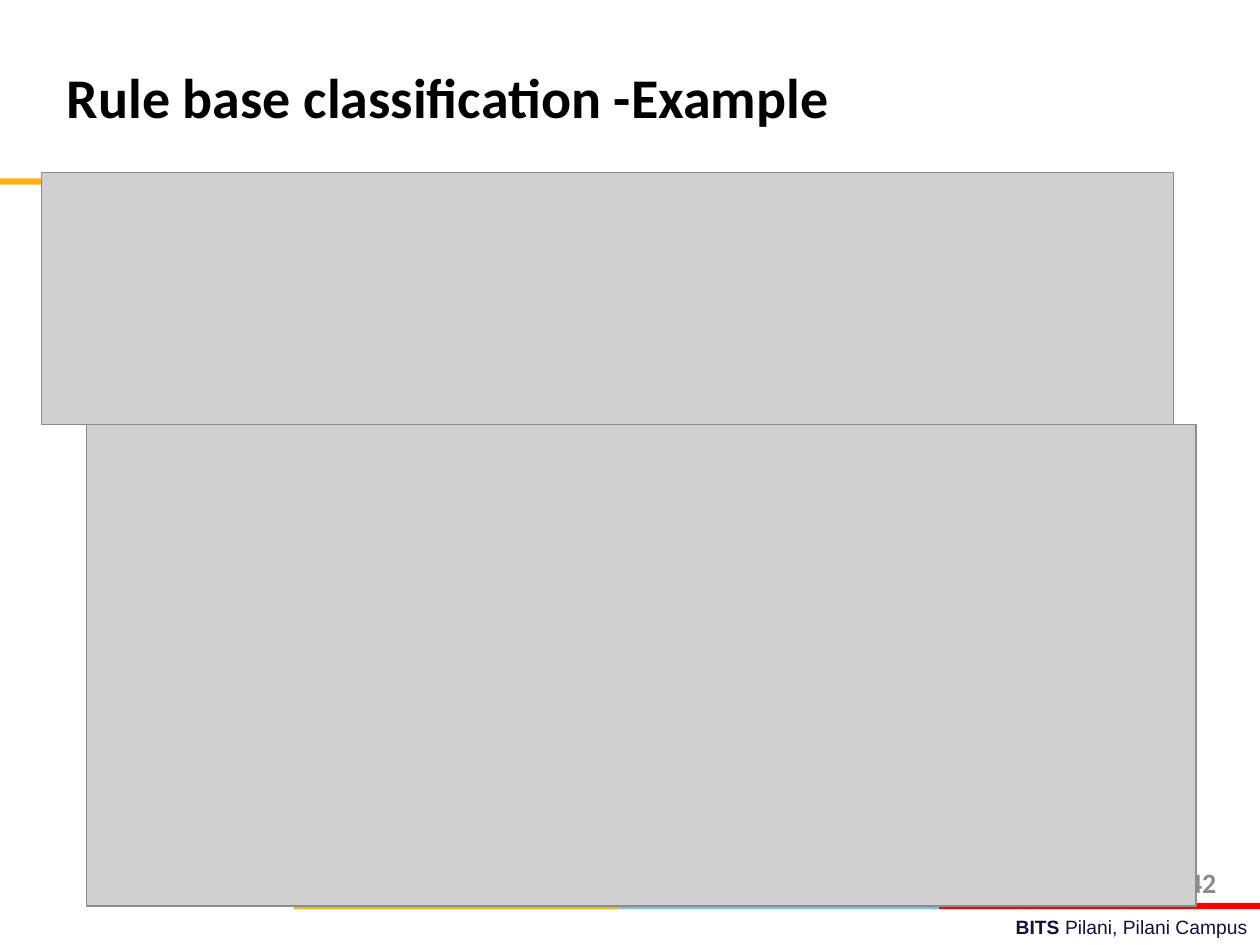
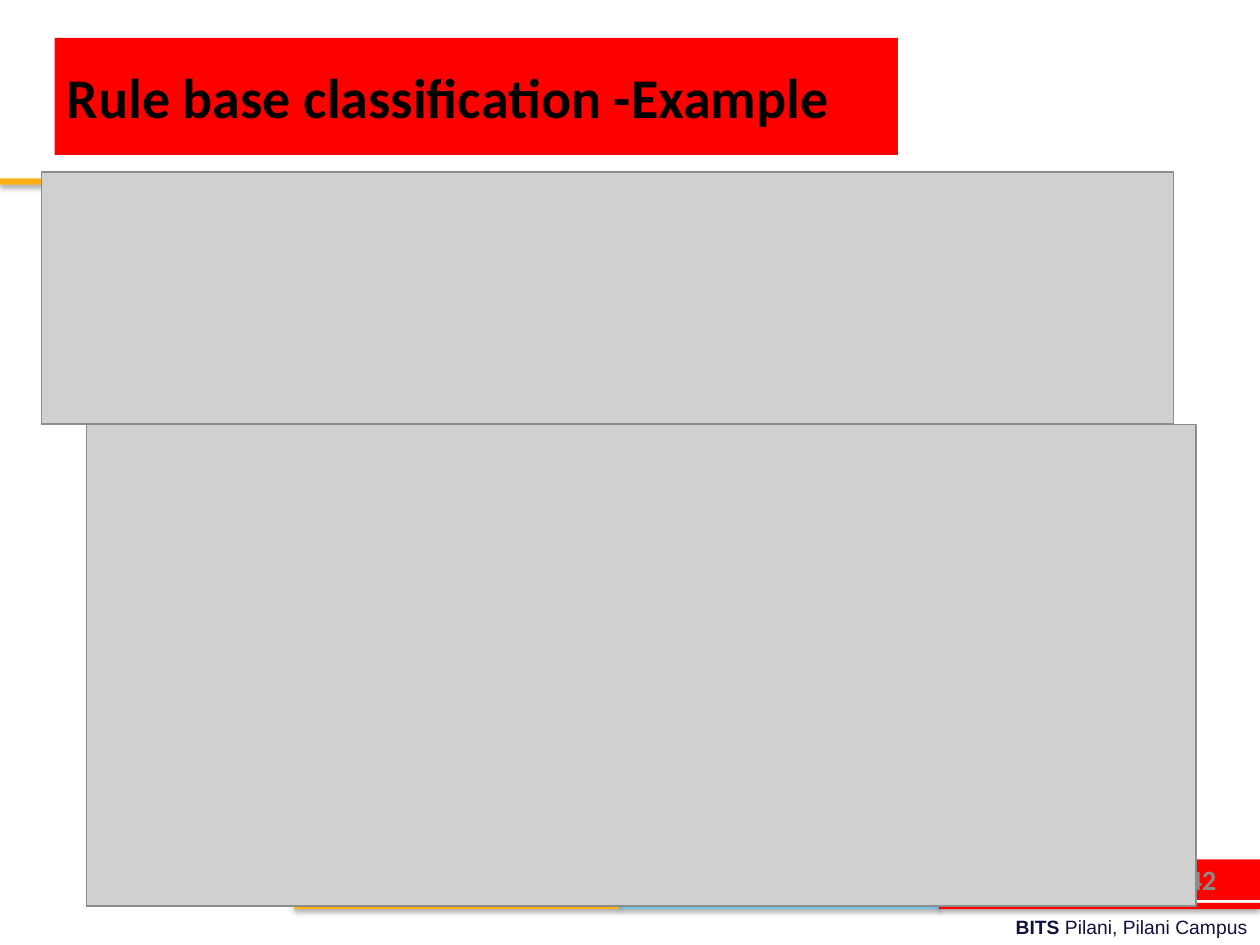
Before and after one commit to ElisonSherton/MTech_DSE, a slide deck: slide 42 of Sem1/DM/lecture_slides/Review session.pptx. Drawn at 1260x945 pixels with LibreOffice and Linux fonts; fonts in the diff are those of the drawing; grey boxes stand for pictures; background and template pictures are left out. Boxes give left, top, right and bottom in pixels: in the first picture for what was removed or moved away, otherwise in the second. Text is boxed around its words. In the diff, an @@ line names an element or a change of style, - is before the commit and + after.

```diff
--- a/Sem1/DM/lecture_slides/Review session.pptx
+++ b/Sem1/DM/lecture_slides/Review session.pptx
@@ rectangle "Rule base classification -Example": place and size @@
-rectangle "Rule base classification -Example" at box(67, 78, 828, 127)
+rectangle "Rule base classification -Example" at box(54, 38, 897, 155)
@@ rectangle "Rule base classification -Example" at box(54, 38, 897, 155): fill none to #FF0000 @@
@@ shadow on in 4 elements at box(620, 903, 941, 910), box(294, 903, 619, 910), box(939, 903, 1260, 910), box(0, 179, 325, 185) @@
@@ page number: place and size @@
-page number at box(1188, 870, 1216, 900)
+page number at box(1176, 859, 1260, 900)
@@ page number at box(1176, 859, 1260, 900): text colour #8C8C8C to #8B8B8B; vertical alignment top to middle; fill none to #FF0000 @@
```
Also in this commit, not shown: 51 other slides changed, 15 other files.
